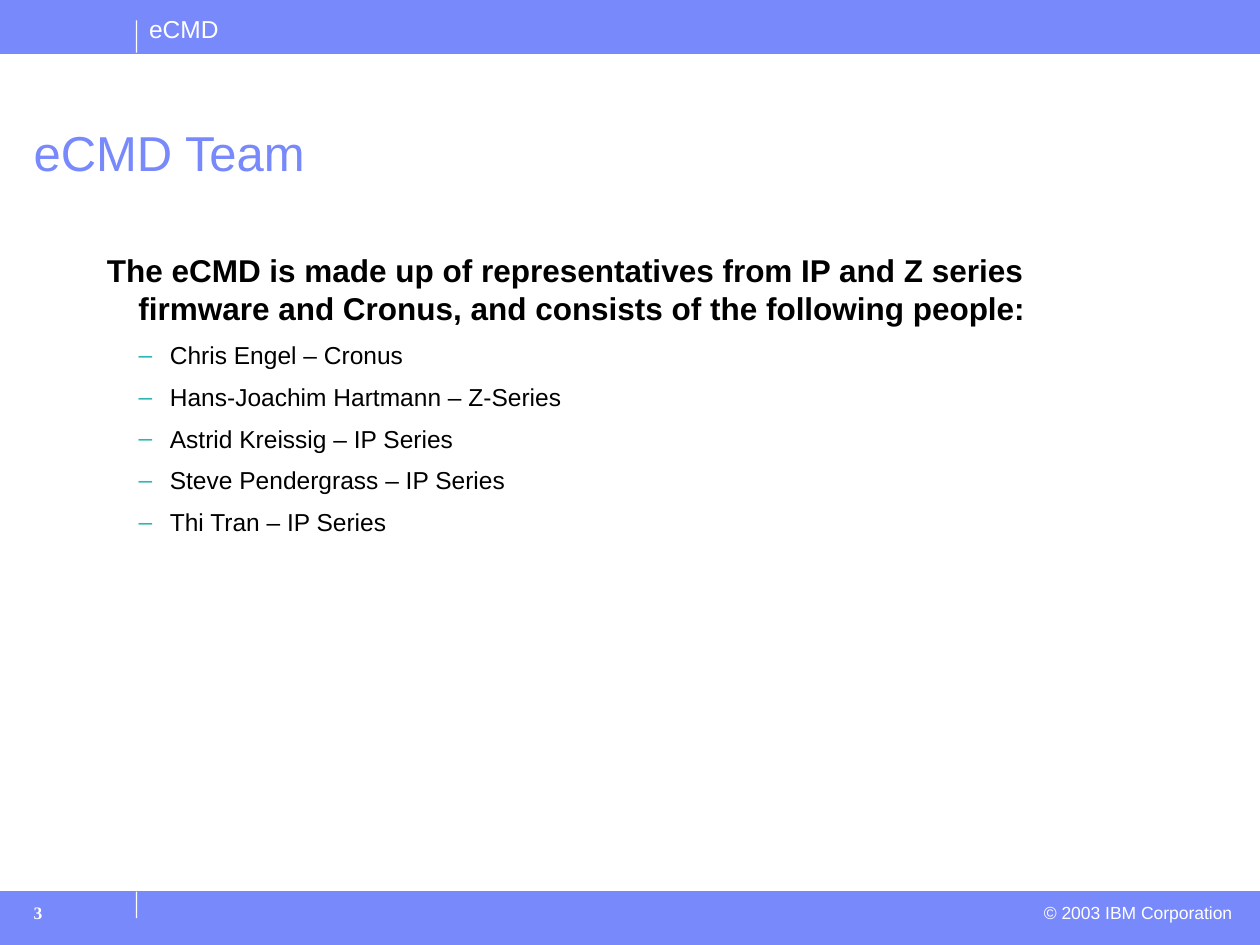
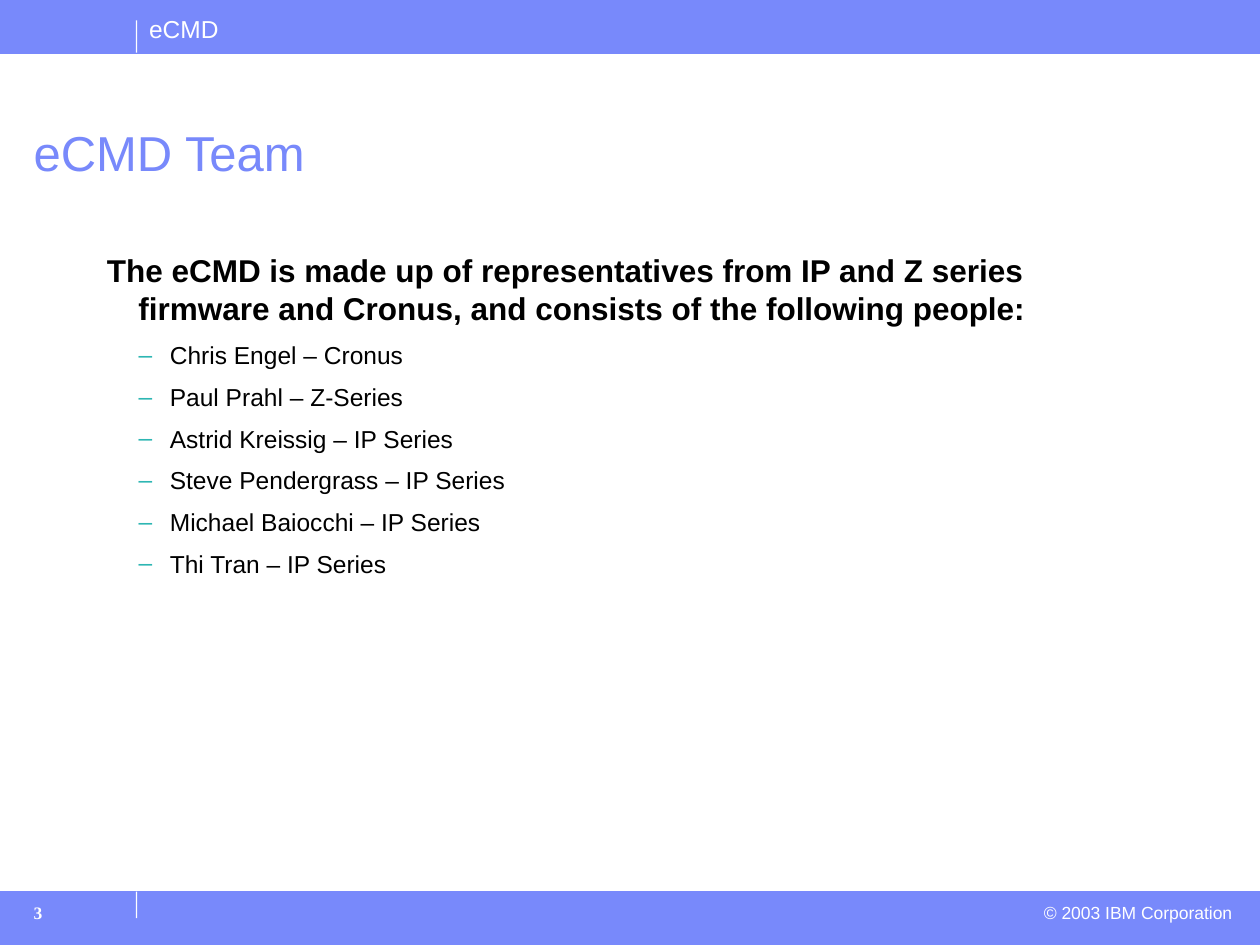
Before and after one commit to thejta/eCMD, a slide deck: slide 3 of docs/eCMDIntro.ppt. Drawn at 1260x945 pixels with LibreOffice and Linux fonts; fonts in the diff are those of the drawing; background and template pictures are left out. Boxes give left, top, right and bottom in pixels: in the first picture for what was removed or moved away, otherwise in the second. Text is boxed around its words. In the diff, an @@ line names an element or a change of style, - is before the commit and + after.

```diff
--- a/docs/eCMDIntro.ppt
+++ b/docs/eCMDIntro.ppt
@@ text at [170,388,403,407]: text changed @@
-  – Hans-Joachim Hartmann – Z-Series
+  – Paul Prahl – Z-Series
@@ text at [170,513,481,532]: paragraph added @@
+  – Michael Baiocchi – IP Series
```
Also in this commit, not shown: 2 other slides changed, 3 other files.
